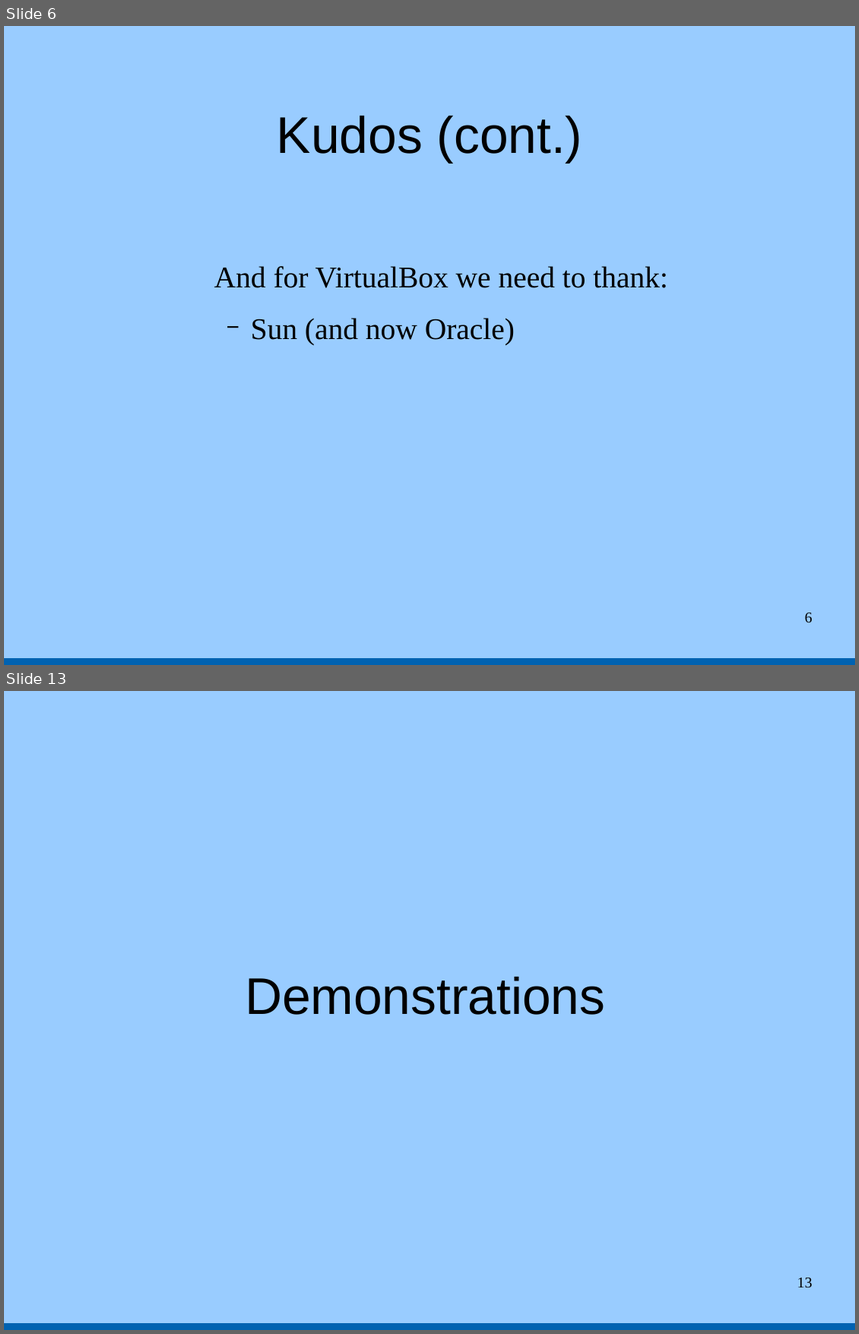
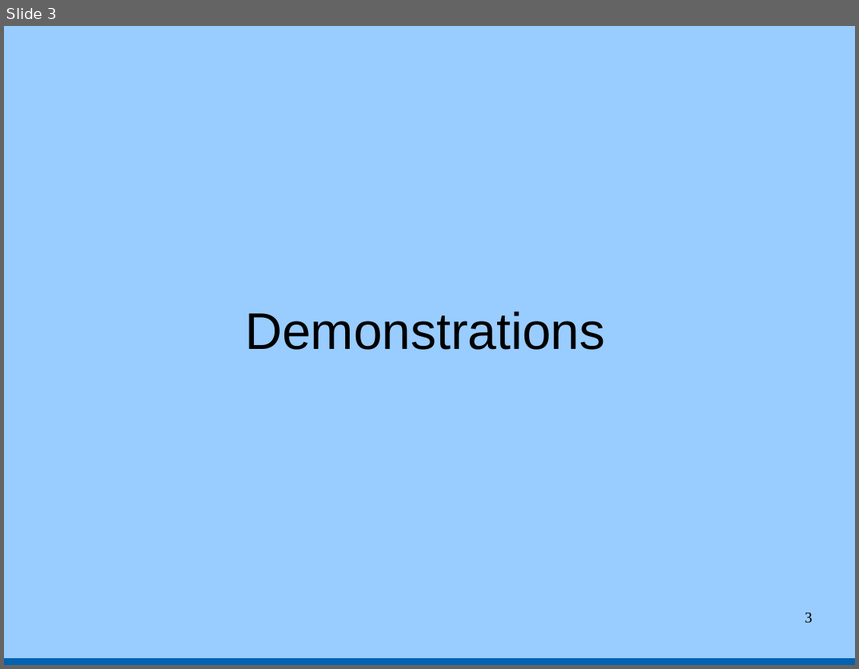
Before and after one commit to tbrowder/nwflug, a slide deck: NWFLUG/mtg-2015-07-06/version-control.odp. Shown one above the other, each under a label of ours: slides 6 and 13 before the commit, slide 3 after it; the slides between them are not shown. The pictures are 859x1334 and 859x669 pixels, drawn with LibreOffice and Linux fonts; fonts in the diff are those of the drawing. Boxes give left, top, right and bottom in pixels: in the first picture for what was removed or moved away, otherwise in the second. Text is boxed around its words. In the diff, an @@ line names an element or a change of style, - is before the commit and + after.

```diff
--- a/NWFLUG/mtg-2015-07-06/version-control.odp
+++ b/NWFLUG/mtg-2015-07-06/version-control.odp
@@ slide 6 removed at (x1=4, y1=26, x2=855, y2=665), background #99CCFF; not listed: 1 template element that a slide beside it also shows @@
@@ title removed at (x1=277, y1=116, x2=583, y2=163) @@
-Kudos (cont.)
@@ text removed at (x1=215, y1=266, x2=668, y2=345) @@
-And for VirtualBox we need to thank:
-  − Sun (and now Oracle)
@@ page number removed at (x1=805, y1=613, x2=813, y2=623) @@
-6
@@ what was slide 13 is now slide 3 @@
@@ page number at (x1=805, y1=613, x2=813, y2=623): text changed @@
-13
+3
```
Also in this commit, not shown: 2 slides added, 13 other slides removed.
